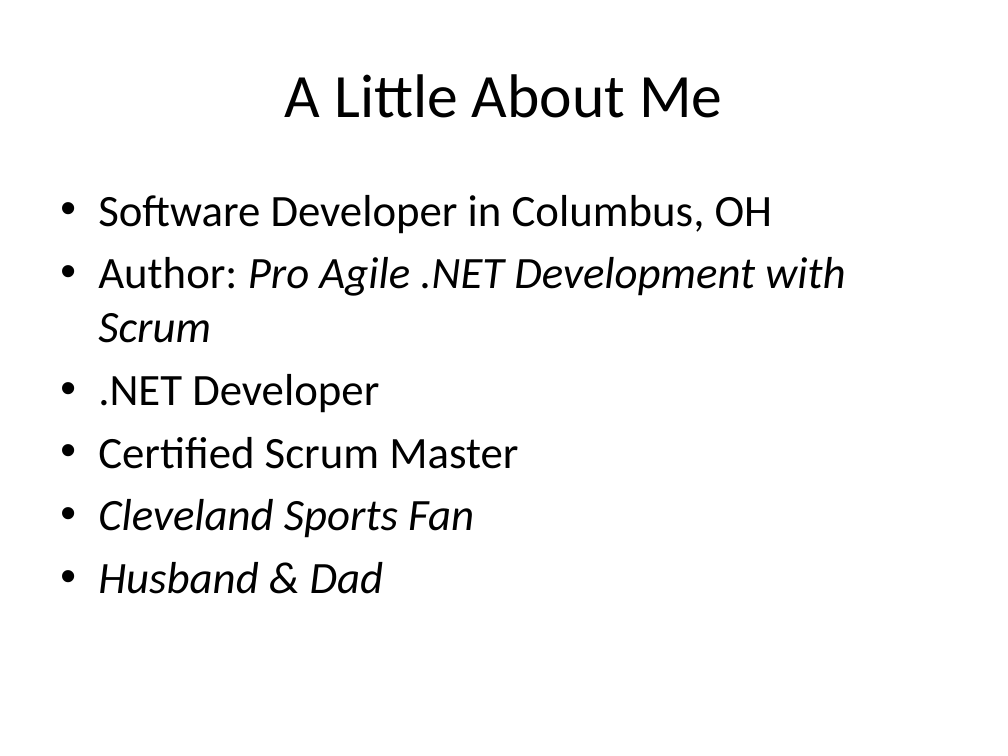
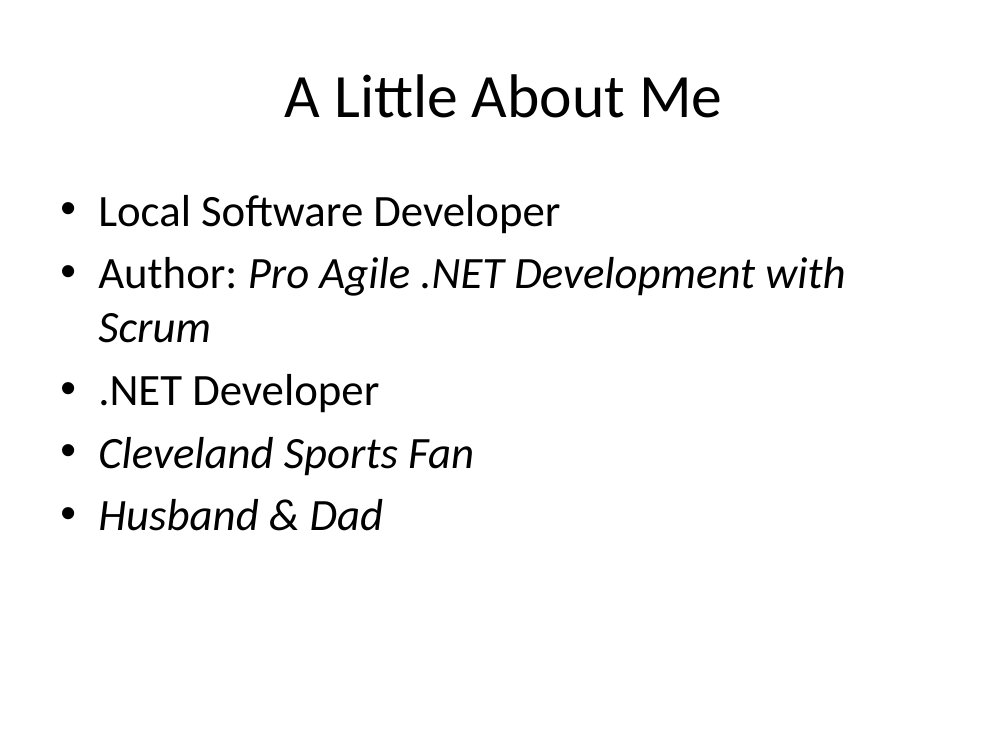
Before and after one commit to jerrelblankenship/Presentations, a slide deck: slide 2 of HavingYourCoffee/CONDG_Lightning2013/Having_Your_Coffee.pptx. Drawn at 1008x756 pixels with LibreOffice and Linux fonts; fonts in the diff are those of the drawing. Boxes give left, top, right and bottom in pixels: in the first picture for what was removed or moved away, otherwise in the second. Text is boxed around its words. In the diff, an @@ line names an element or a change of style, - is before the commit and + after.

```diff
--- a/HavingYourCoffee/CONDG_Lightning2013/Having_Your_Coffee.pptx
+++ b/HavingYourCoffee/CONDG_Lightning2013/Having_Your_Coffee.pptx
@@ text at bbox=[98, 195, 560, 234]: text changed @@
-• Software Developer in Columbus, OH
+• Local Software Developer
@@ text at bbox=[98, 437, 518, 469]: paragraph removed @@
-• Certified Scrum Master
```
Also in this commit, not shown: 1 other slide changed, 1 slide removed.
